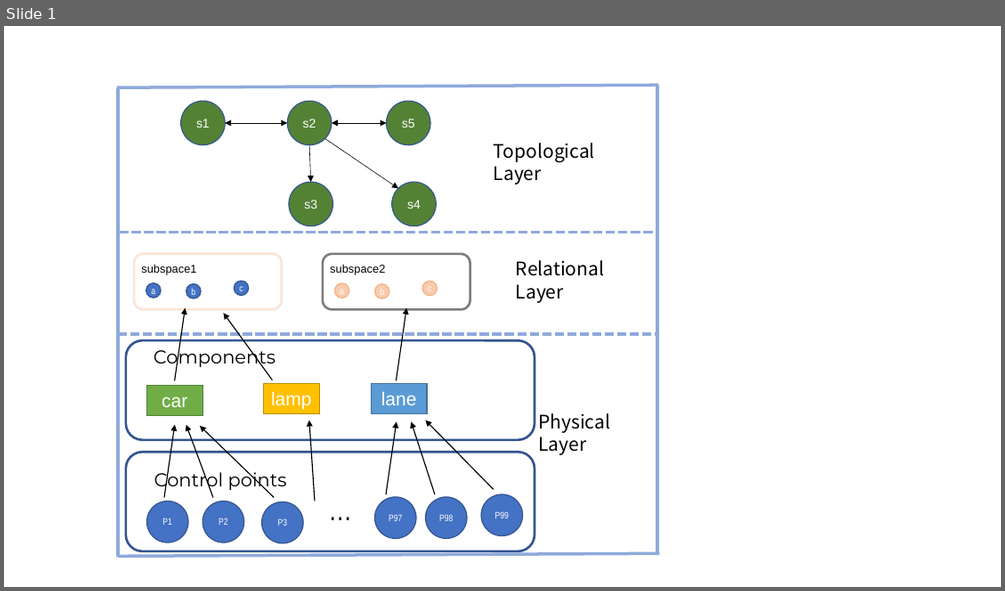
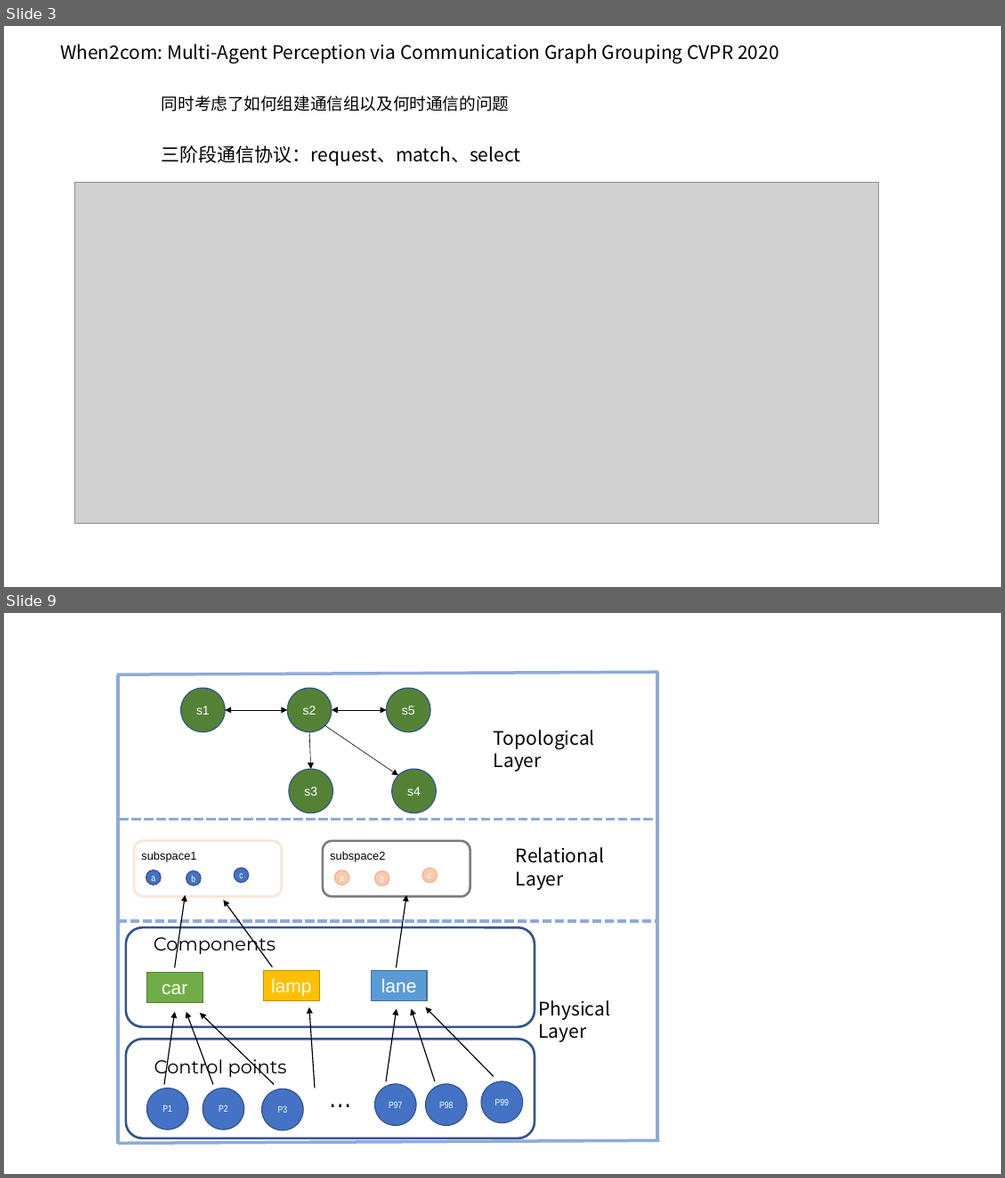
Before and after one commit to Kyrie11/hierarchicalMap, a slide deck: images.pptx. Shown one above the other, each under a label of ours: slide 1 before the commit, slides 3 and 9 after it; the slides between them are not shown. The pictures are 1005x591 and 1005x1178 pixels, drawn with LibreOffice and Linux fonts; fonts in the diff are those of the drawing; grey boxes stand for pictures. Boxes give left, top, right and bottom in pixels: in the first picture for what was removed or moved away, otherwise in the second. Text is boxed around its words. In the diff, an @@ line names an element or a change of style, - is before the commit and + after.

```diff
--- a/images.pptx
+++ b/images.pptx
@@ slide 3 added at (x1=4, y1=26, x2=1001, y2=587), background #FFFFFF @@
@@ text added at (x1=60, y1=44, x2=779, y2=63), 18 pt, text #000000 @@
+When2com: Multi-Agent Perception via Communication Graph Grouping CVPR 2020
@@ text added at (x1=162, y1=95, x2=510, y2=111), 16 pt, text #000000 @@
+同时考虑了如何组建通信组以及何时通信的问题
@@ text added at (x1=162, y1=145, x2=521, y2=166), 18 pt, text #000000 @@
+三阶段通信协议：request、match、select
@@ picture added at (x1=74, y1=182, x2=878, y2=523) @@
@@ what was slide 1 is now slide 9 @@
```
Also in this commit, not shown: 1 slide changed, 16 other slides added, 2 other files.
